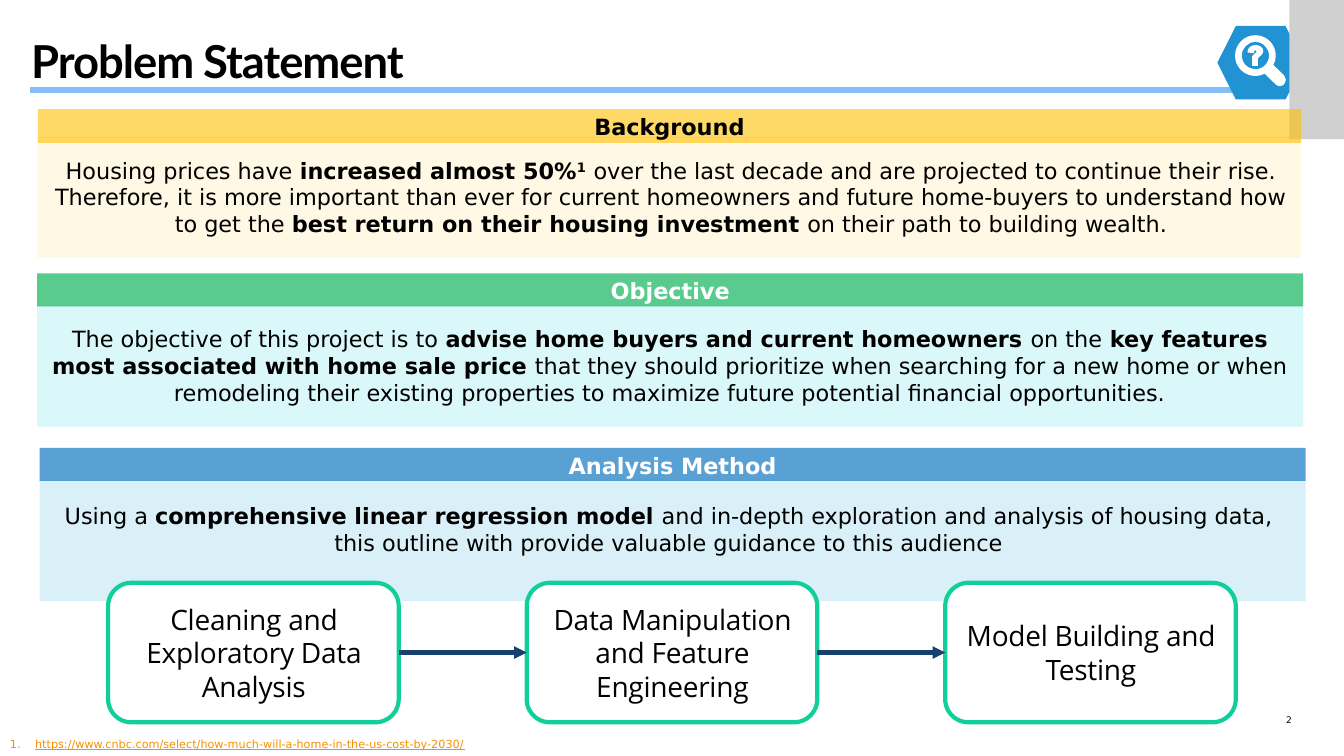
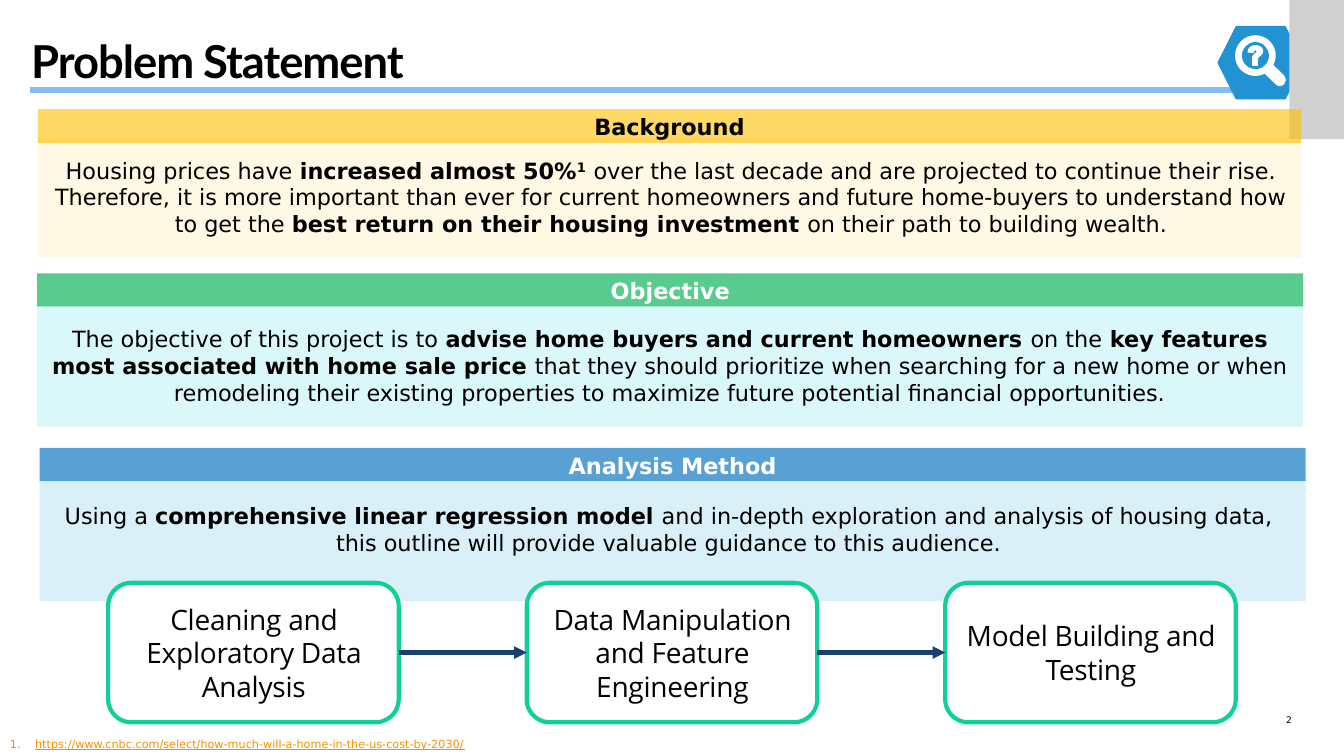
Before and after one commit to farahmalik11/project-2, a slide deck: slide 2 of Housing_Data_Exploration_SalePrice_Predictors.pptx. Drawn at 1344x756 pixels with LibreOffice and Linux fonts; fonts in the diff are those of the drawing; grey boxes stand for pictures. Boxes give left, top, right and bottom in pixels: in the first picture for what was removed or moved away, otherwise in the second. Text is boxed around its words. In the diff, an @@ line names an element or a change of style, - is before the commit and + after.

Commit message:
final

```diff
--- a/Housing_Data_Exploration_SalePrice_Predictors.pptx
+++ b/Housing_Data_Exploration_SalePrice_Predictors.pptx
@@ text at (65, 507, 1272, 556): text changed @@
-Using a comprehensive linear regression model and in-depth exploration and analysis of housing data, this outline with provide valuable guidance to this audience
+Using a comprehensive linear regression model and in-depth exploration and analysis of housing data, this outline will provide valuable guidance to this audience.
```
